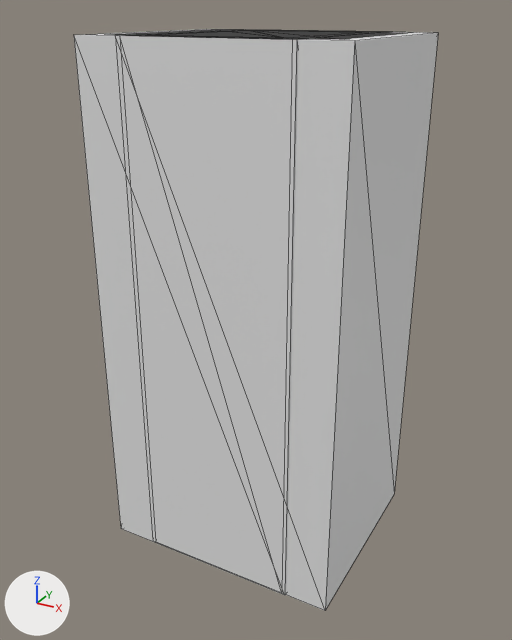
Before and after pictures for a commit that changed the glTF model src/main/resources/assets/gcr/model_assets/gltf/arms.gltf.
Camera for both pictures: a 50 mm camera at (1.85, -3.44, 0.12) aimed at (-0.02, -0.06, -1.57). Every picture has the same lights, and +X, +Y and +Z are marked at lower left. The picture after the commit comes second. Mesh edges are drawn as thin lines. Materials are left out; every surface is plain grey. Vertices at exactly the same position are counted once.
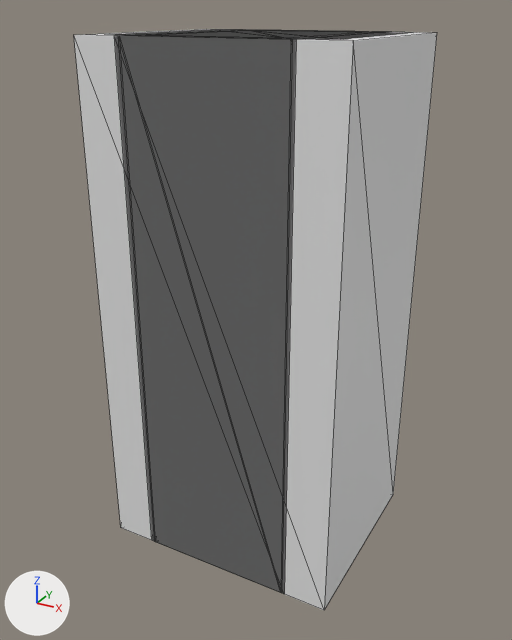
Pixel boxes [x1, y1, x2, y2] of what changed, in the pictures (512 x 640 px; the box of a moved part takes in the faces that stretch with it):
'Mesh_0', reshaped
    before: [74, 29, 438, 611]
    after: [74, 29, 437, 610]
part 1 of me_mesh_0, moved or reshaped
    before: [74, 33, 337, 595]
    after: [74, 33, 319, 590]
part 2 of me_mesh_0, moved or reshaped
    before: [128, 30, 379, 40]
    after: [119, 30, 379, 593]
part 3 of me_mesh_0, cut back
    before: [121, 30, 438, 611]
    after: [114, 30, 437, 610]

The change, as a list of edits to the scene's bpy script:
```text
Change me_mesh_0:
    used by ob_mesh_0; location = (0.0, 0.0, 0.0)
    remove me_mesh_0.from_pydata(...)  # 60 vertices, 94 faces; spans x -0.72..0.73, y -0.61..0.59, z -3.0..0.0
    add me_mesh_0.from_pydata(...)  # 48 vertices, 80 faces; spans x -0.73..0.73, y -0.61..0.59, z -3.0..0.0
    me_mesh_0 part 1: the loose piece of 8 vertices spanning x -0.72..0.48, y -0.61..0.59, z -3.0..0.0 is moved by (-0.01, 0.01, 0.0)
    me_mesh_0 part 2: the loose piece of 8 vertices spanning x -0.44..0.46, y -0.61..0.59, z -3.0..0.0 is moved by (-0.01, 0.0, 0.0)
    me_mesh_0 part 3
    12 vertices are removed from x -0.38..0.38, y -0.5..0.5, z -3.0..0.0
    30 faces are deleted
    8 vertices move within x -0.47..0.73, y -0.61..0.59, z -3.0..0.0
    16 new faces join them
```
